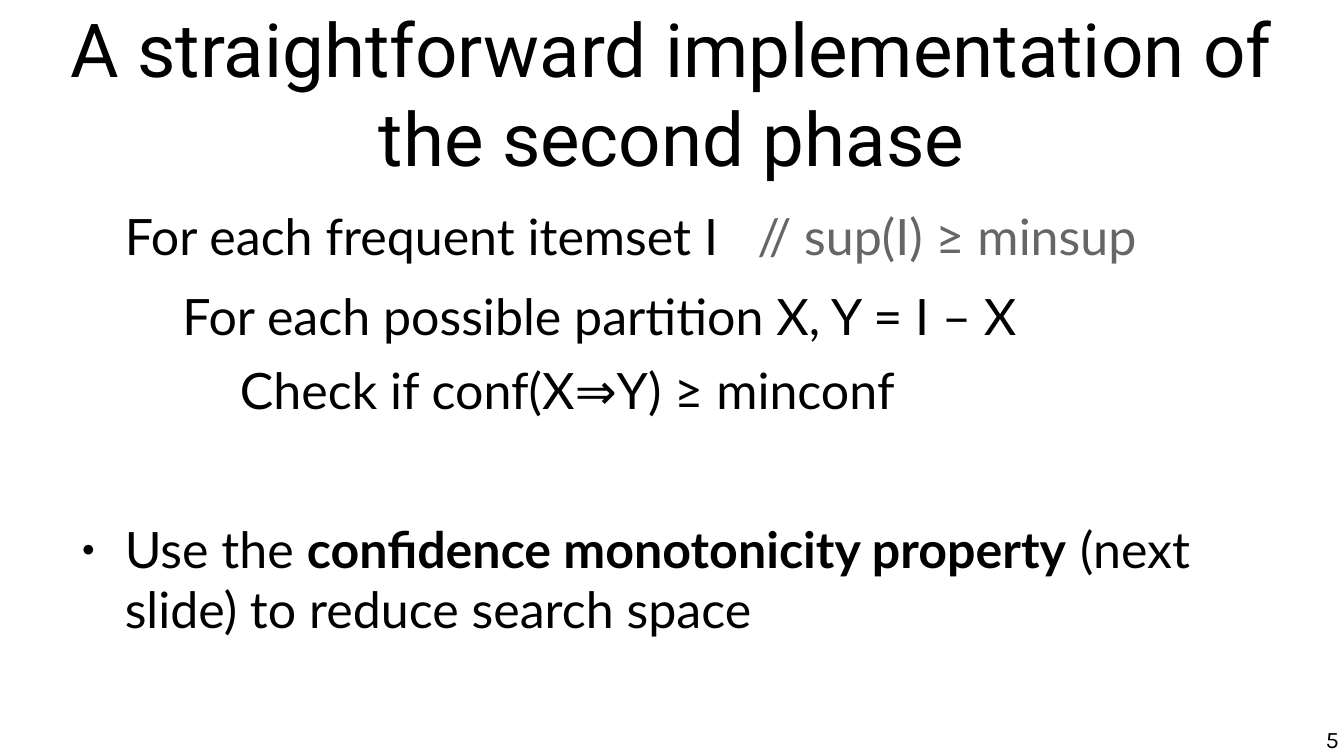
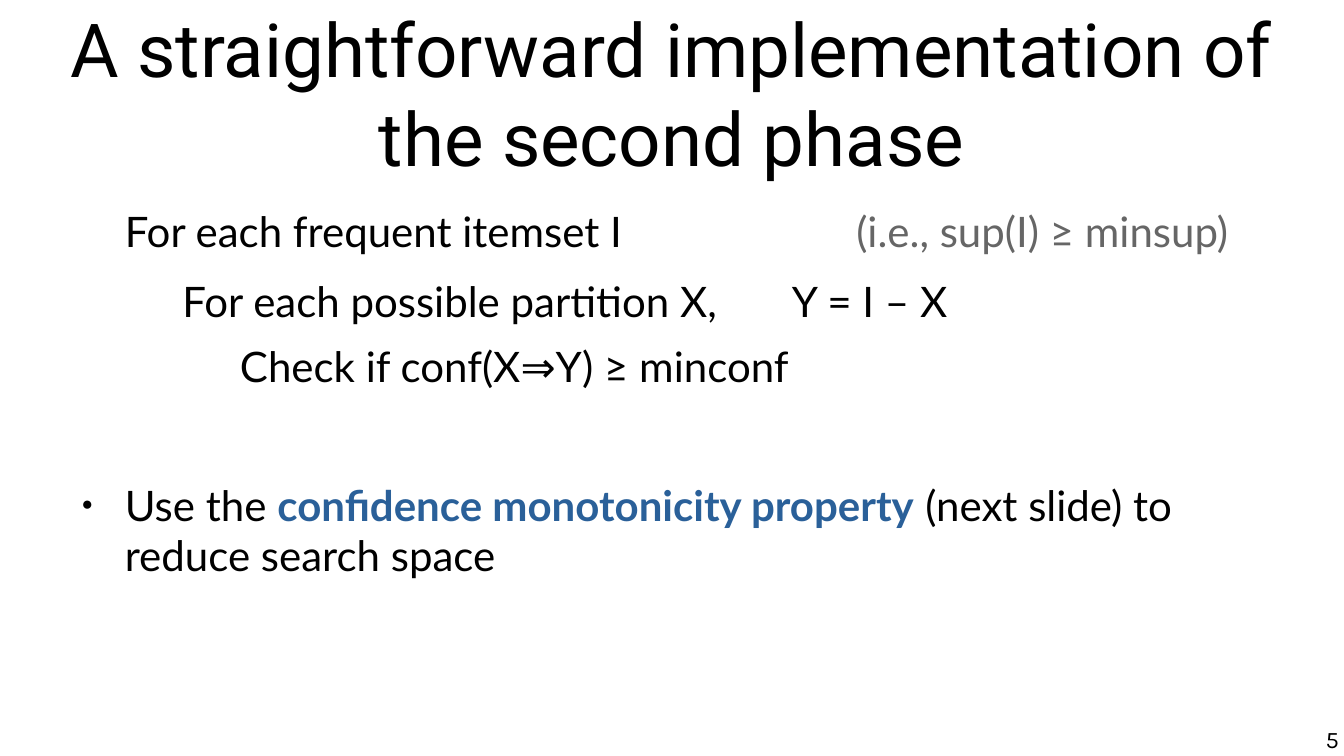
Before and after one commit to chatox/data-mining-course, a slide deck: slide 5 of theory/odp/tt13_association_rules_mining.odp. Drawn at 1344x756 pixels with LibreOffice and Linux fonts; fonts in the diff are those of the drawing. Boxes give left, top, right and bottom in pixels: in the first picture for what was removed or moved away, otherwise in the second. Text is boxed around its words. In the diff, an @@ line names an element or a change of style, - is before the commit and + after.

```diff
--- a/theory/odp/tt13_association_rules_mining.odp
+++ b/theory/odp/tt13_association_rules_mining.odp
@@ text at (x1=125, y1=214, x2=1228, y2=255): text changed; size 29.6 to 24.8 pt @@
-For each frequent itemset I // sup(I) ≥ minsup
+For each frequent itemset I (i.e., sup(I) ≥ minsup)
@@ text at (x1=125, y1=287, x2=1172, y2=579): size 29.6 to 24.8 pt in "For each possible partition X, Y = ...", "Check if conf(X⇒Y) ≥ minconf", "Use the confidence monotonicity property (next slide) ..."; text colour #000000 to #2A6099 in "confidence monotonicity property" @@
```
Also in this commit, not shown: 8 other slides changed, 6 other files.
